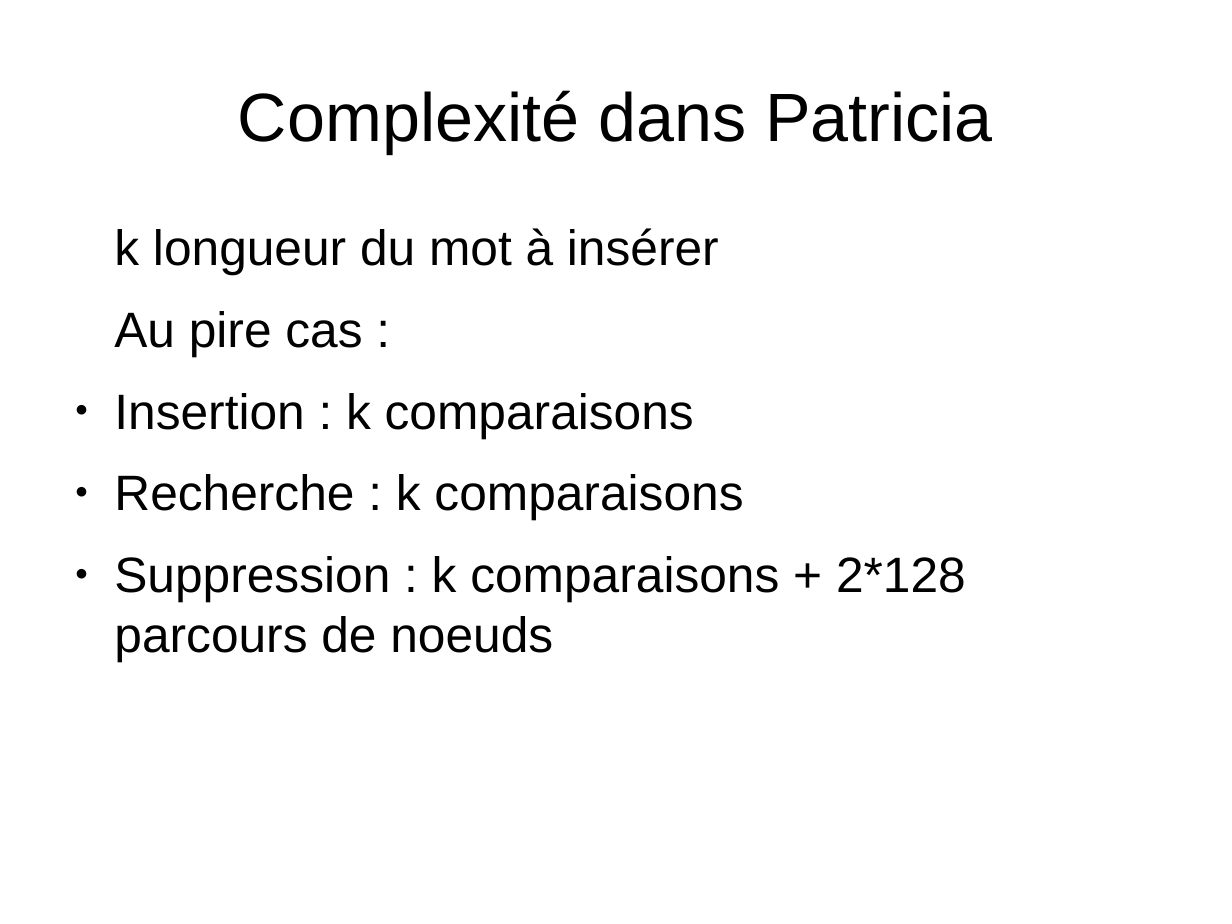
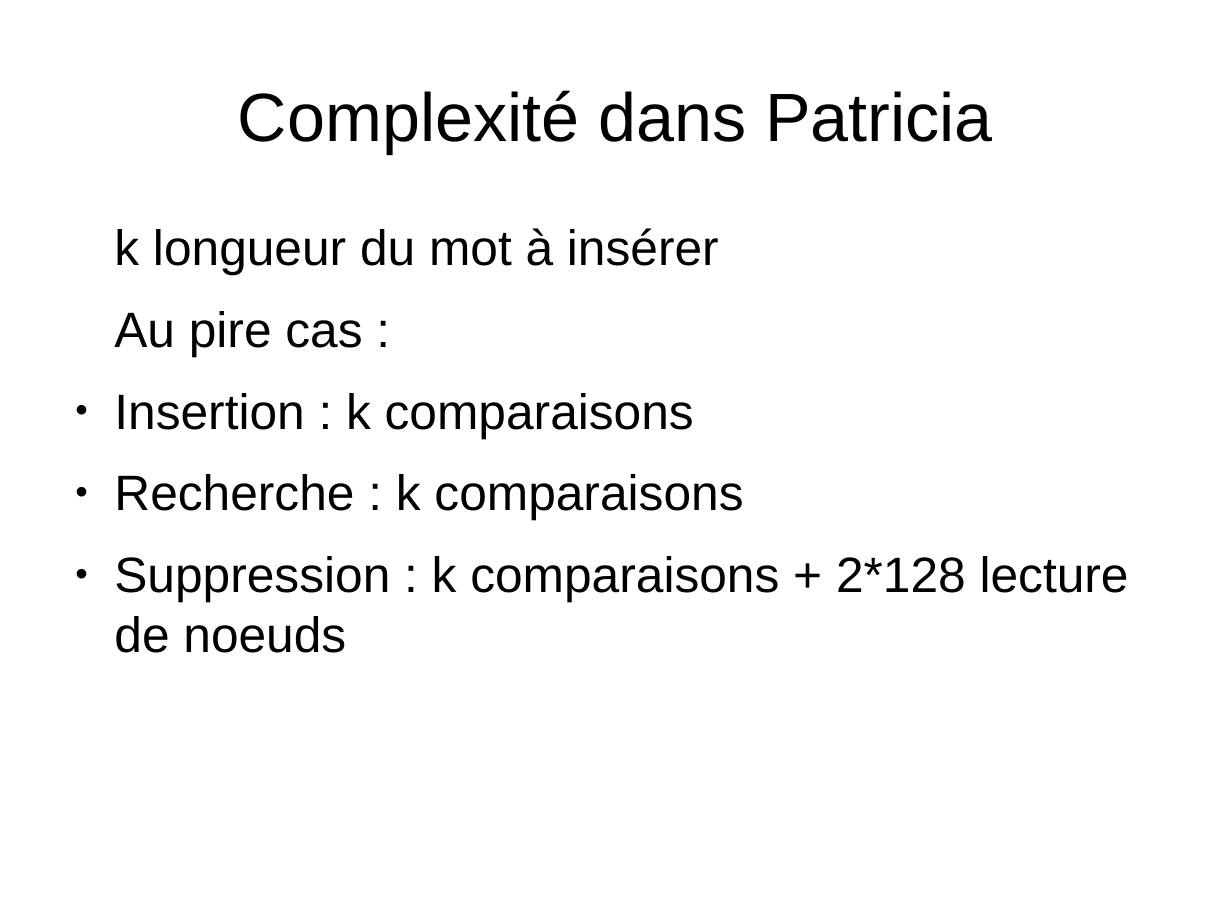
Before and after one commit to chao450/ProjetALGAV, a slide deck: slide 7 of DiapoProjet.odp. Drawn at 1232x924 pixels with LibreOffice and Linux fonts; fonts in the diff are those of the drawing. Boxes give left, top, right and bottom in pixels: in the first picture for what was removed or moved away, otherwise in the second. Text is boxed around its words. In the diff, an @@ line names an element or a change of style, - is before the commit and + after.

```diff
--- a/DiapoProjet.odp
+++ b/DiapoProjet.odp
@@ text at (114,556,1129,653): text changed @@
-● Suppression : k comparaisons + 2*128 parcours de noeuds
+● Suppression : k comparaisons + 2*128 lecture de noeuds
```
Also in this commit, not shown: 2 other slides changed, 4 slides added, 1 slide removed, 2 other files.
